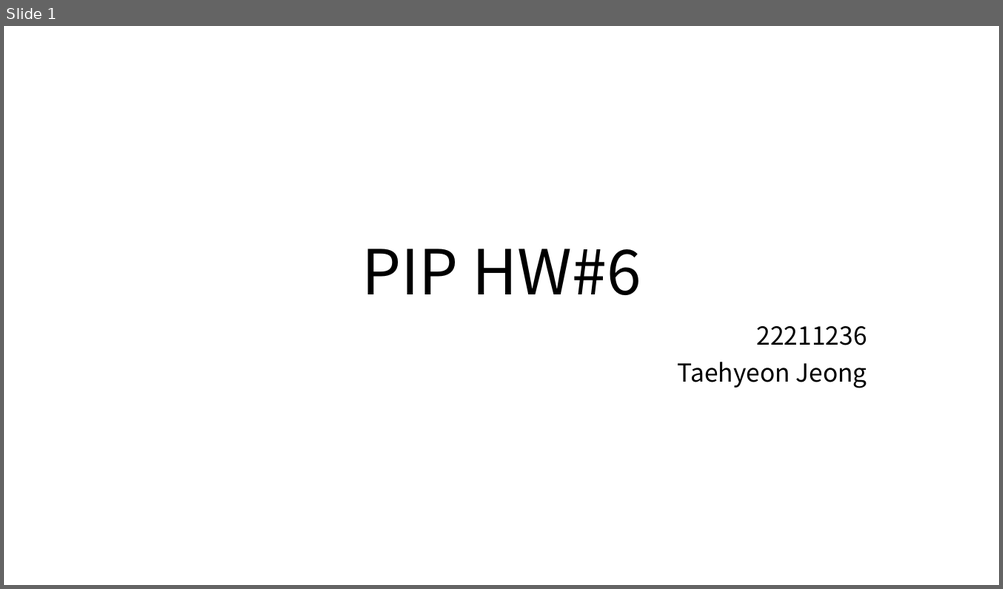
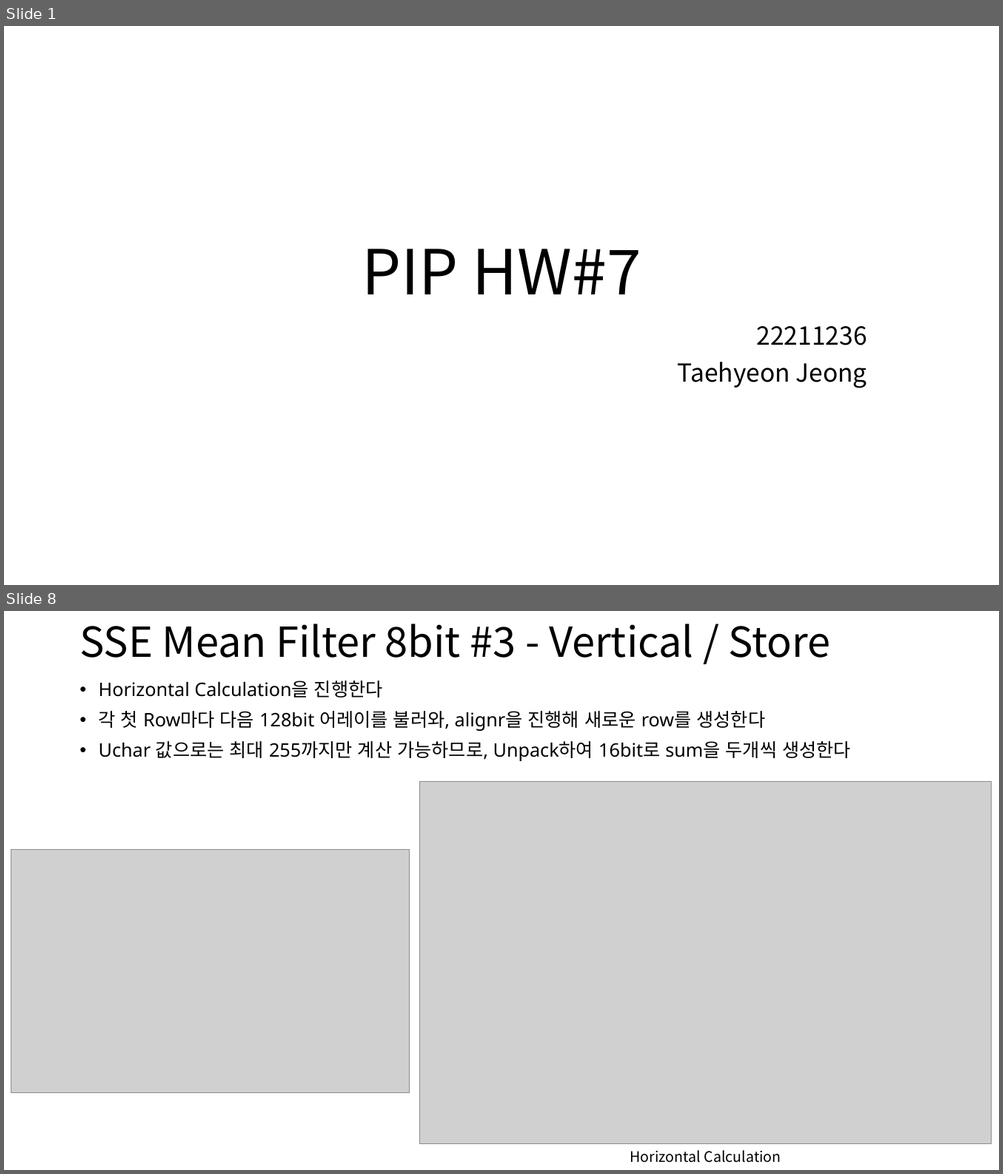
Before and after one commit to Burgunthy/Parallel-Image-Processing, a slide deck: chapter7_SSE_Mean_Filter/sse_Mean_Filter.pptx. Shown one above the other, each under a label of ours: slide 1 before the commit, slides 1 and 8 after it; the slides between them are not shown. The pictures are 1003x589 and 1003x1174 pixels, drawn with LibreOffice and Linux fonts; fonts in the diff are those of the drawing; grey boxes stand for pictures. Boxes give left, top, right and bottom in pixels: in the first picture for what was removed or moved away, otherwise in the second. Text is boxed around its words. In the diff, an @@ line names an element or a change of style, - is before the commit and + after.

```diff
--- a/chapter7_SSE_Mean_Filter/sse_Mean_Filter.pptx
+++ b/chapter7_SSE_Mean_Filter/sse_Mean_Filter.pptx
@@ slide 8 added at [4,611,999,1170], background #FFFFFF @@
@@ text added at [79,624,831,658], 40 pt, text #000000 @@
+SSE Mean Filter 8bit #3 - Vertical / Store
@@ text added at [99,681,851,761], 18 pt, text #000000 @@
+• Horizontal Calculation을 진행한다
+• 각 첫 Row마다 다음 128bit 어레이를 불러와, alignr을 진행해 새로운 row를 생성한다
+• Uchar 값으로는 최대 255까지만 계산 가능하므로, Unpack하여 16bit로 sum을 두개씩 생성한다
@@ picture added at [420,781,991,1145] @@
@@ picture added at [11,850,409,1093] @@
@@ text added at [630,1150,781,1163], 14 pt, text #000000 @@
+Horizontal Calculation
@@ slide 1 changed as well @@
@@ title at [361,249,641,295]: text changed @@
-PIP HW#6
+PIP HW#7
```
Also in this commit, not shown: 2 other slides changed, 7 other slides added, 3 slides removed, 2 other files.
